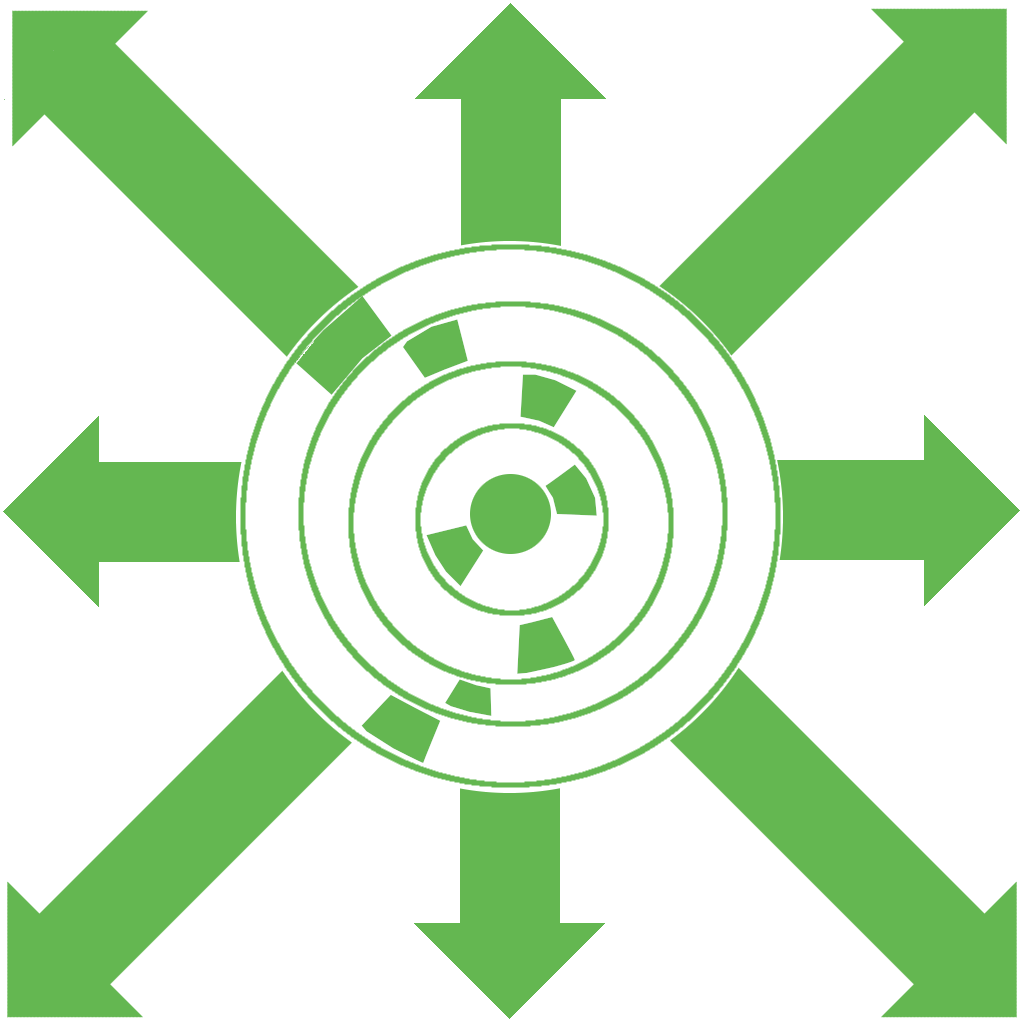
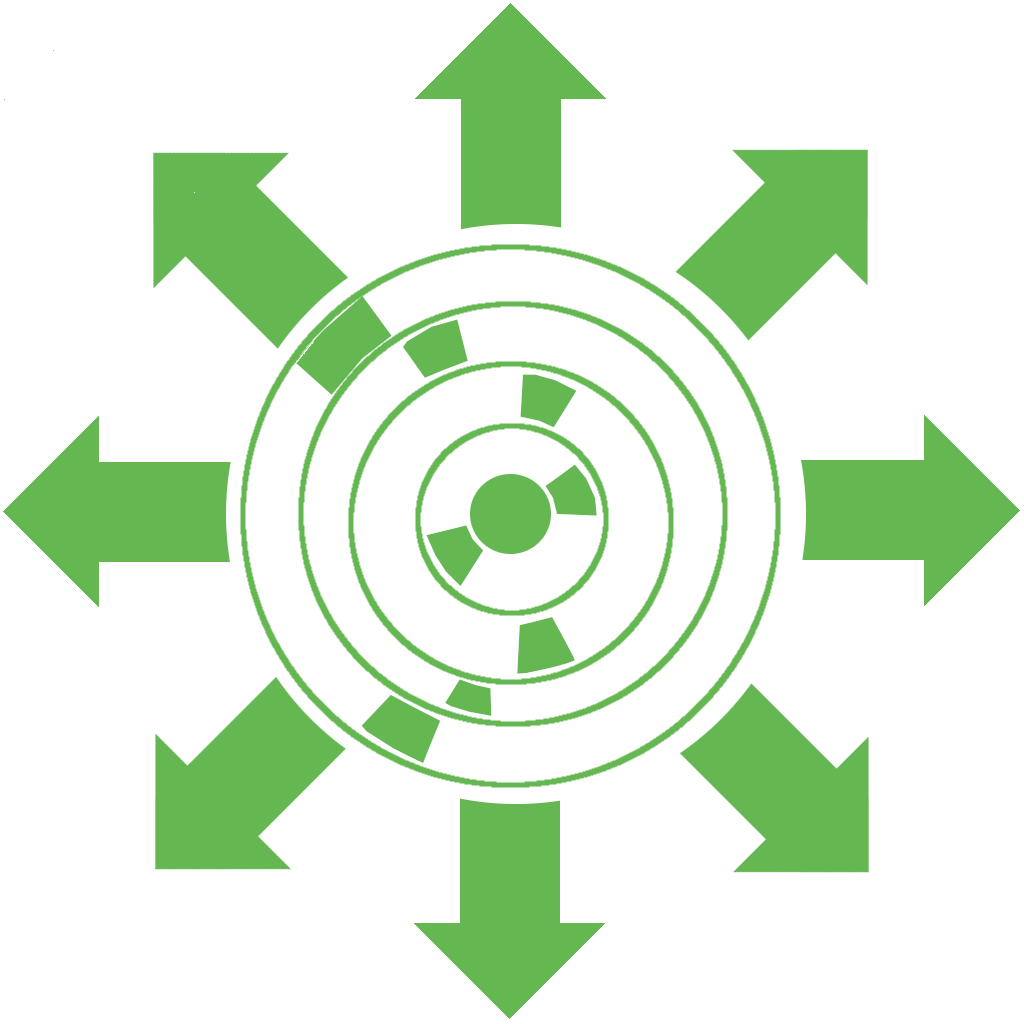
The second w=1024, h=1024 image is a revision of the first. Changes to its layers:
added layer "outer copy #5" above "outer copy #4" over (7, 8, 1017, 1018)
painted on "outer copy #1" over (7, 8, 1017, 1018)
